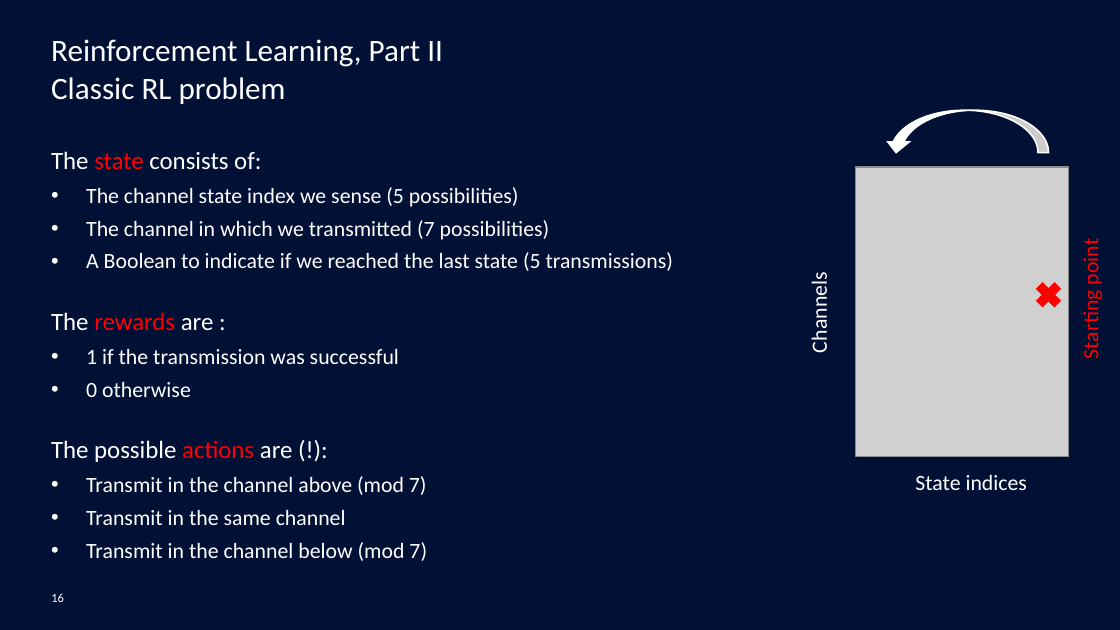
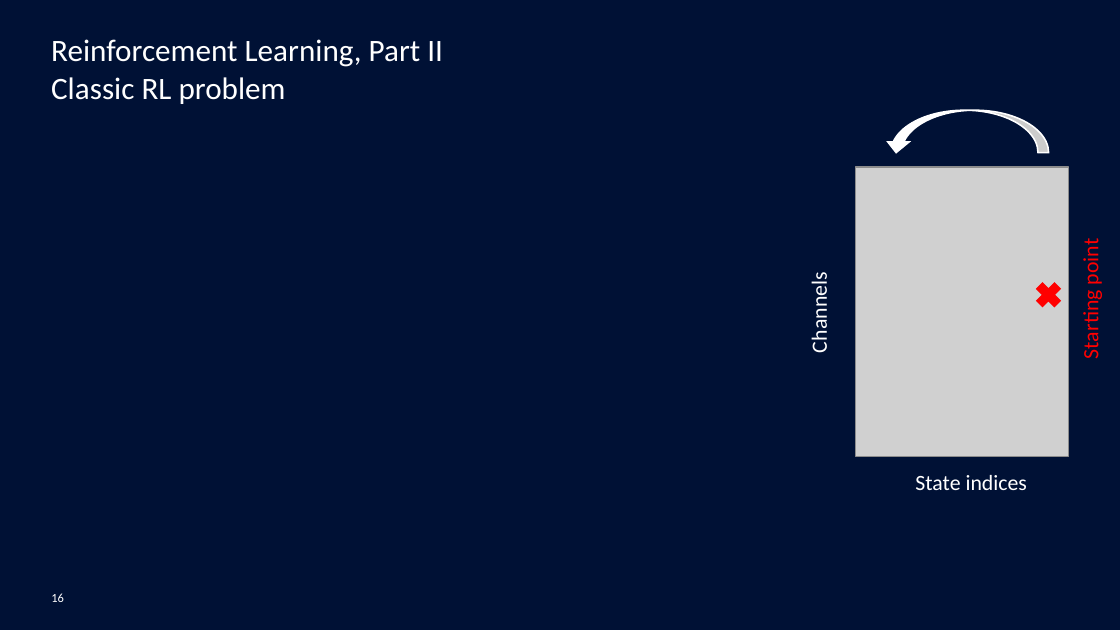
Before and after one commit to mgoutay/ml_course, a slide deck: slide 16 of RL_course.pptx. Drawn at 1120x630 pixels with LibreOffice and Linux fonts; fonts in the diff are those of the drawing; grey boxes stand for pictures; background and template pictures are left out. Boxes give left, top, right and bottom in pixels: in the first picture for what was removed or moved away, otherwise in the second. Text is boxed around its words. In the diff, an @@ line names an element or a change of style, - is before the commit and + after.

Commit message:
update slides

```diff
--- a/RL_course.pptx
+++ b/RL_course.pptx
@@ text removed at <box>51,151,673,561</box> @@
-The state consists of:
-• The channel state index we sense (5 possibilities)
-• The channel in which we transmitted (7 possibilities)
-• A Boolean to indicate if we reached the last state (5 transmissions)
-The rewards are :
-• 1 if the transmission was successful
-• 0 otherwise
-The possible actions are (!):
-• Transmit in the channel above (mod 7)
-• Transmit in the same channel
-• Transmit in the channel below (mod 7)
```
Also in this commit, not shown: 11 other slides changed, 1 slide added, 2 other files.
